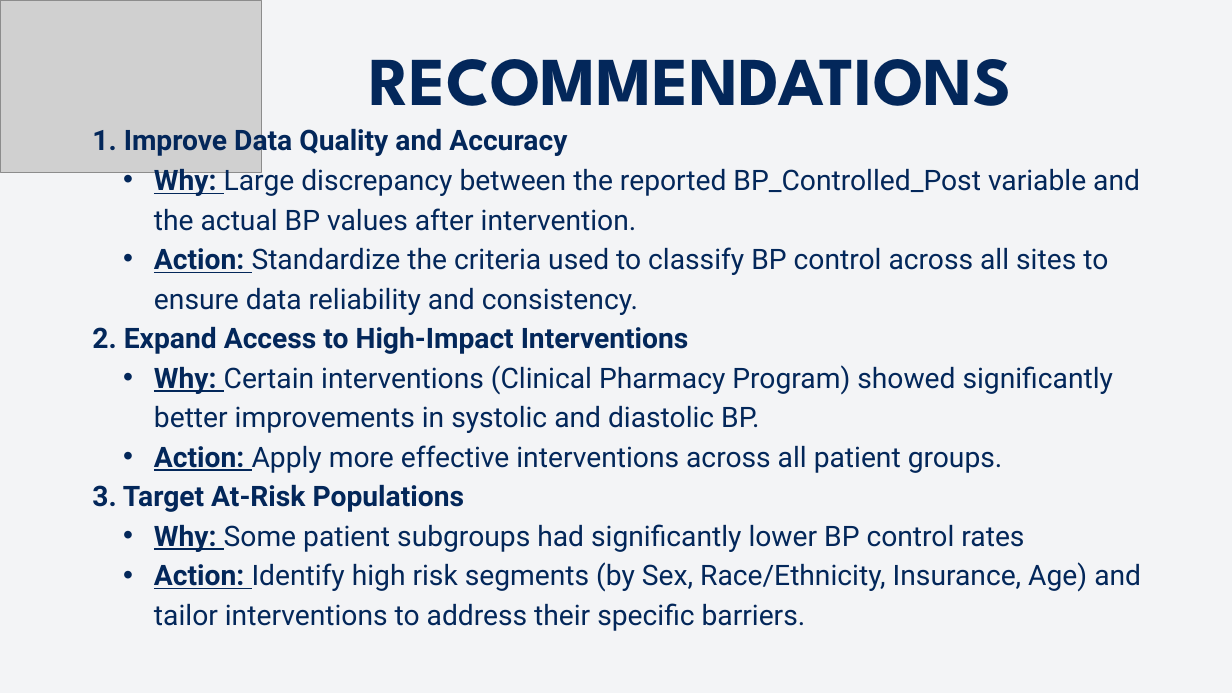
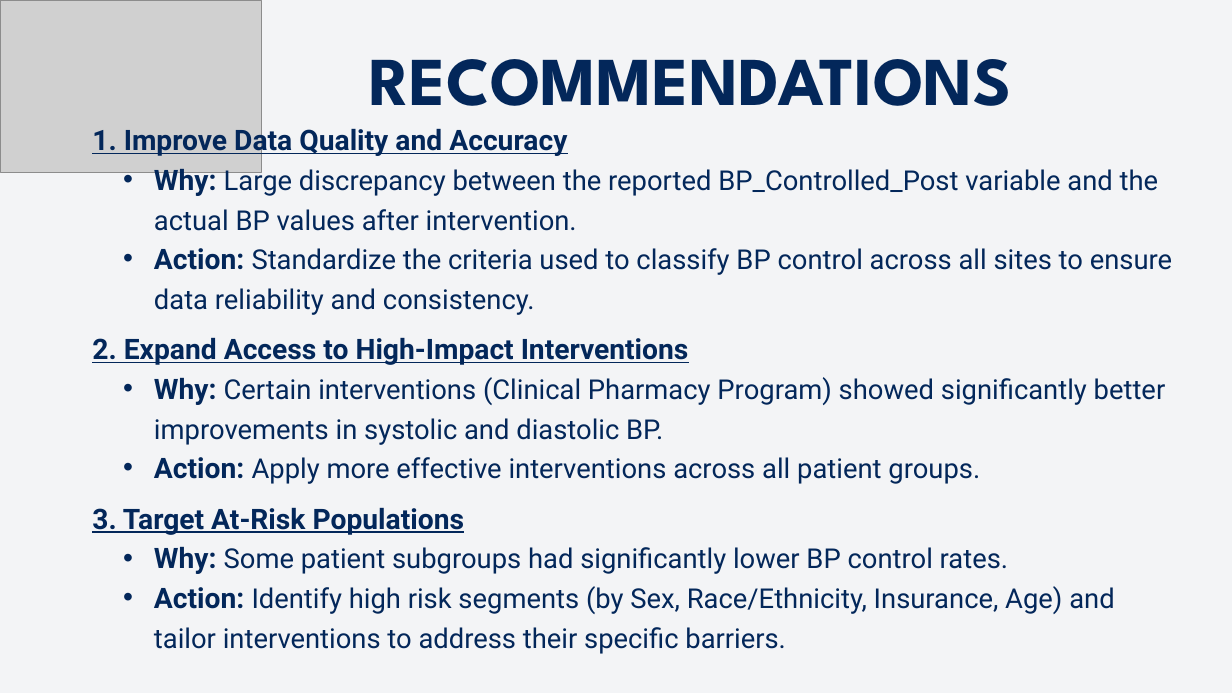
Before and after one commit to hesanche94/TVHC, a slide deck: slide 11 of TVHC SKILLS TEST.pptx. Drawn at 1232x693 pixels with LibreOffice and Linux fonts; fonts in the diff are those of the drawing; grey boxes stand for pictures. Boxes give left, top, right and bottom in pixels: in the first picture for what was removed or moved away, otherwise in the second. Text is boxed around its words. In the diff, an @@ line names an element or a change of style, - is before the commit and + after.

```diff
--- a/TVHC SKILLS TEST.pptx
+++ b/TVHC SKILLS TEST.pptx
@@ text at box(92, 124, 1172, 654): underline on in "1. Improve Data Quality and Accuracy", "2. Expand Access to High-Impact Interventions", "3. Target At-Risk Populations"; size 33 to 32 pt in "Large discrepancy between the reported BP_Controlled_Post va ...", "Standardize the criteria used to classify BP ...", "Certain interventions (Clinical Pharmacy Program) showed sig ...", "Apply more effective interventions across all patient ..." and 1 more places; underline off in "Why:", "Action:", "Why:", "Action:" and 1 more places; line spacing 46.2pt to 1.5 @@
@@ text at box(154, 546, 1008, 574): text changed; size 33 to 32 pt @@
-  • Why: Some patient subgroups had significantly lower BP control rates
+  • Why: Some patient subgroups had significantly lower BP control rates.
```
Also in this commit, not shown: 8 other slides changed, 1 other file.
